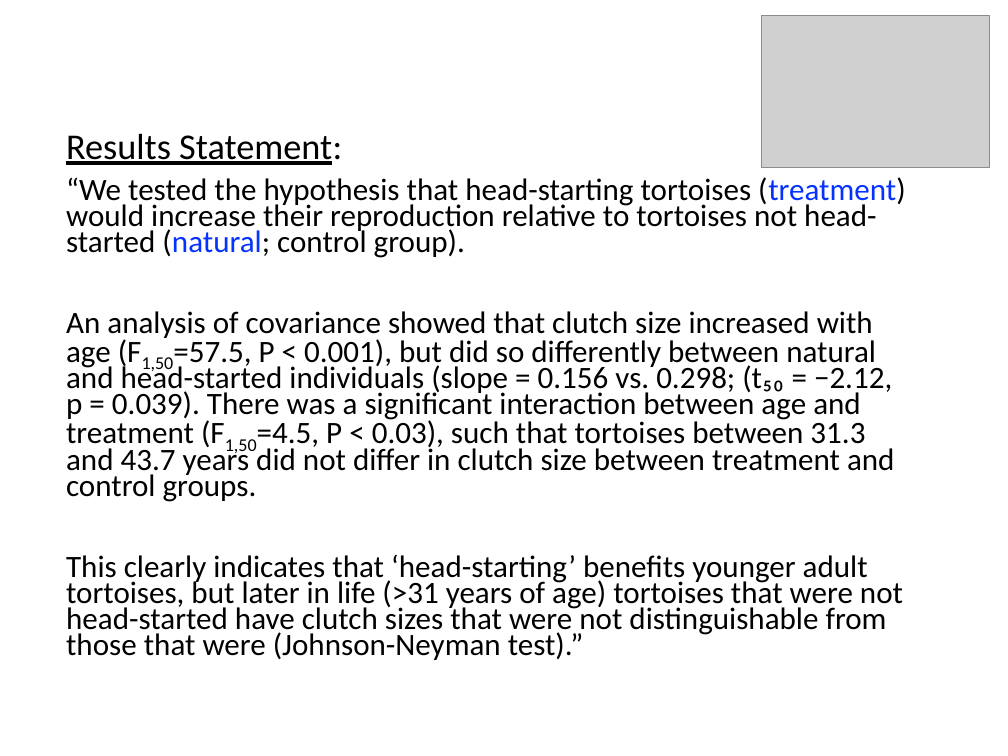
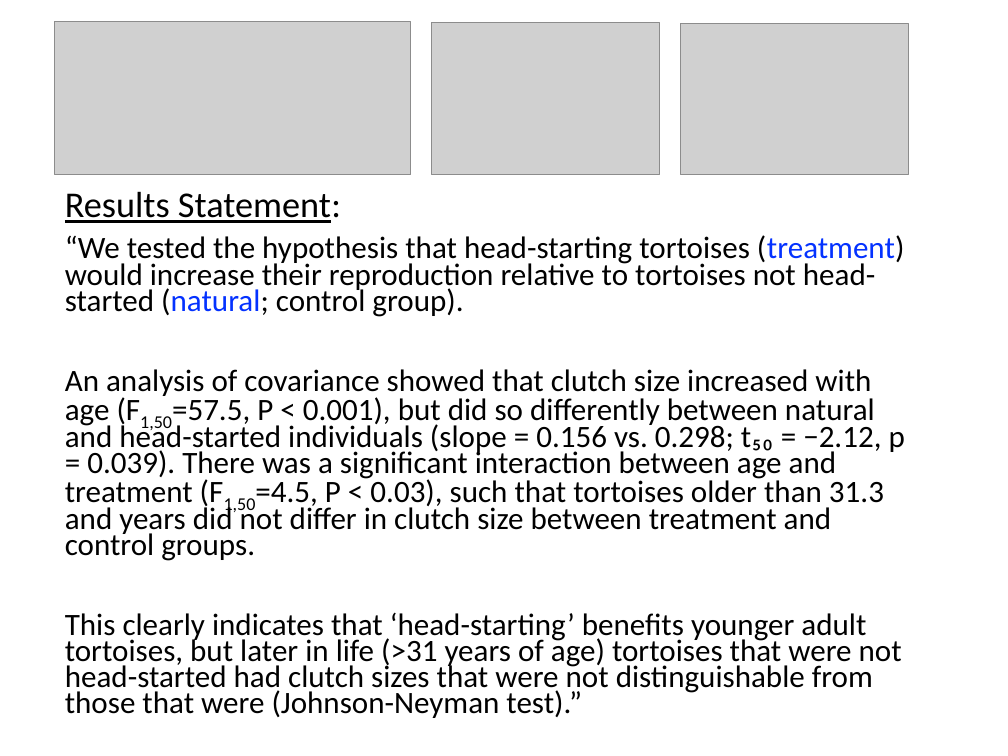
Before and after one commit to cmgienger/6-ANCOVA, a slide deck: slide 13 of 6-ANCOVA-separate-slopes.pptx. Drawn at 1008x756 pixels with LibreOffice and Linux fonts; fonts in the diff are those of the drawing; grey boxes stand for pictures. Boxes give left, top, right and bottom in pixels: in the first picture for what was removed or moved away, otherwise in the second. Text is boxed around its words. In the diff, an @@ line names an element or a change of style, - is before the commit and + after.

Commit message:
updated
updated

```diff
--- a/6-ANCOVA-separate-slopes.pptx
+++ b/6-ANCOVA-separate-slopes.pptx
@@ picture added at box(54, 21, 410, 174) @@
@@ picture added at box(431, 23, 659, 175) @@
@@ picture: place and size @@
-picture at box(761, 16, 989, 167)
+picture at box(680, 23, 908, 174)
@@ text "Results Statement:": place and size @@
-text "Results Statement:" at box(66, 133, 906, 660)
+text "Results Statement:" at box(65, 191, 905, 718)
@@ text at box(65, 369, 905, 718): text changed @@
-An analysis of covariance showed that clutch size increased with age (F1,50=57.5, P < 0.001), but did so differently between natural and head-started individuals (slope = 0.156 vs. 0.298; (t₅₀ = −2.12, p = 0.039). There was a significant interaction between age and treatment (F1,50=4.5, P < 0.03), such that tortoises between 31.3 and 43.7 years did not differ in clutch size between treatment and control groups.
-This clearly indicates that ‘head-starting’ benefits younger adult tortoises, but later in life (>31 years of age) tortoises that were not head-started have clutch sizes that were not distinguishable from those that were (Johnson-Neyman test).”
+An analysis of covariance showed that clutch size increased with age (F1,50=57.5, P < 0.001), but did so differently between natural and head-started individuals (slope = 0.156 vs. 0.298; t₅₀ = −2.12, p = 0.039). There was a significant interaction between age and treatment (F1,50=4.5, P < 0.03), such that tortoises older than 31.3 and years did not differ in clutch size between treatment and control groups.
+This clearly indicates that ‘head-starting’ benefits younger adult tortoises, but later in life (>31 years of age) tortoises that were not head-started had clutch sizes that were not distinguishable from those that were (Johnson-Neyman test).”
```
Also in this commit, not shown: 1 other slide changed.
